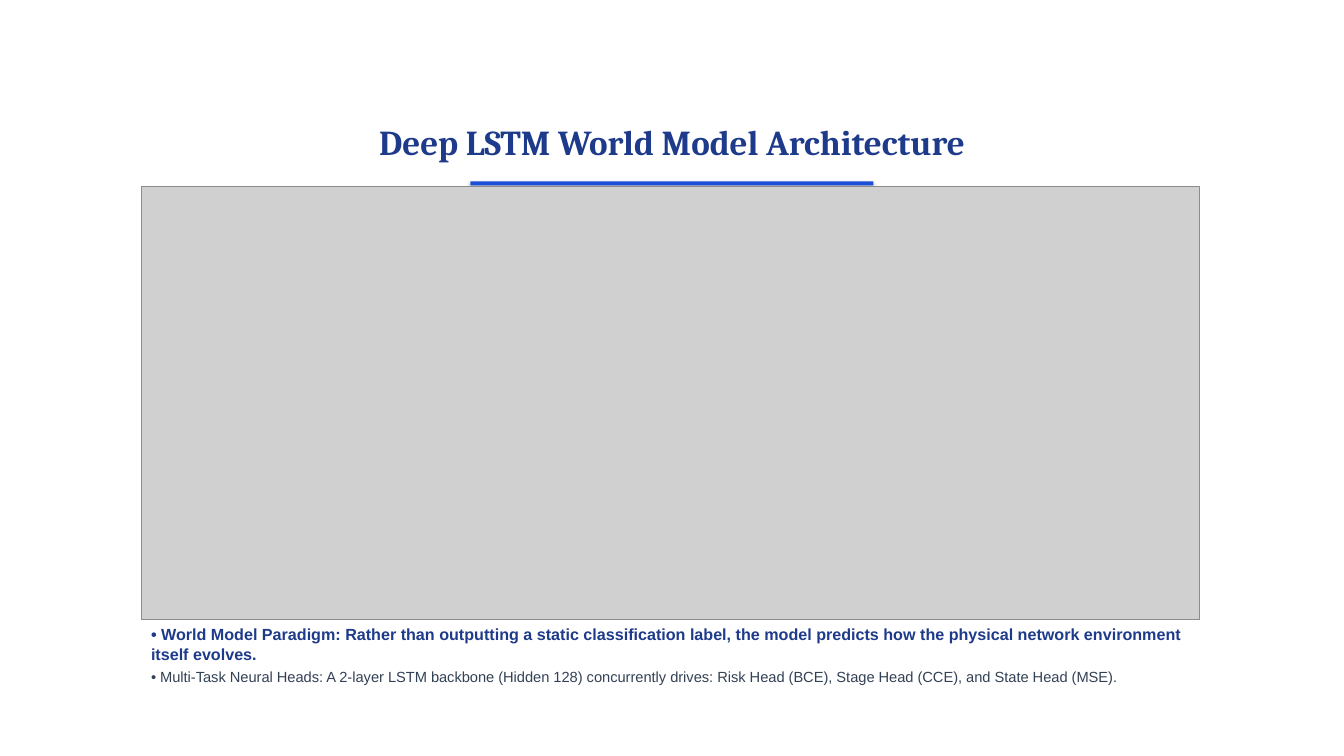
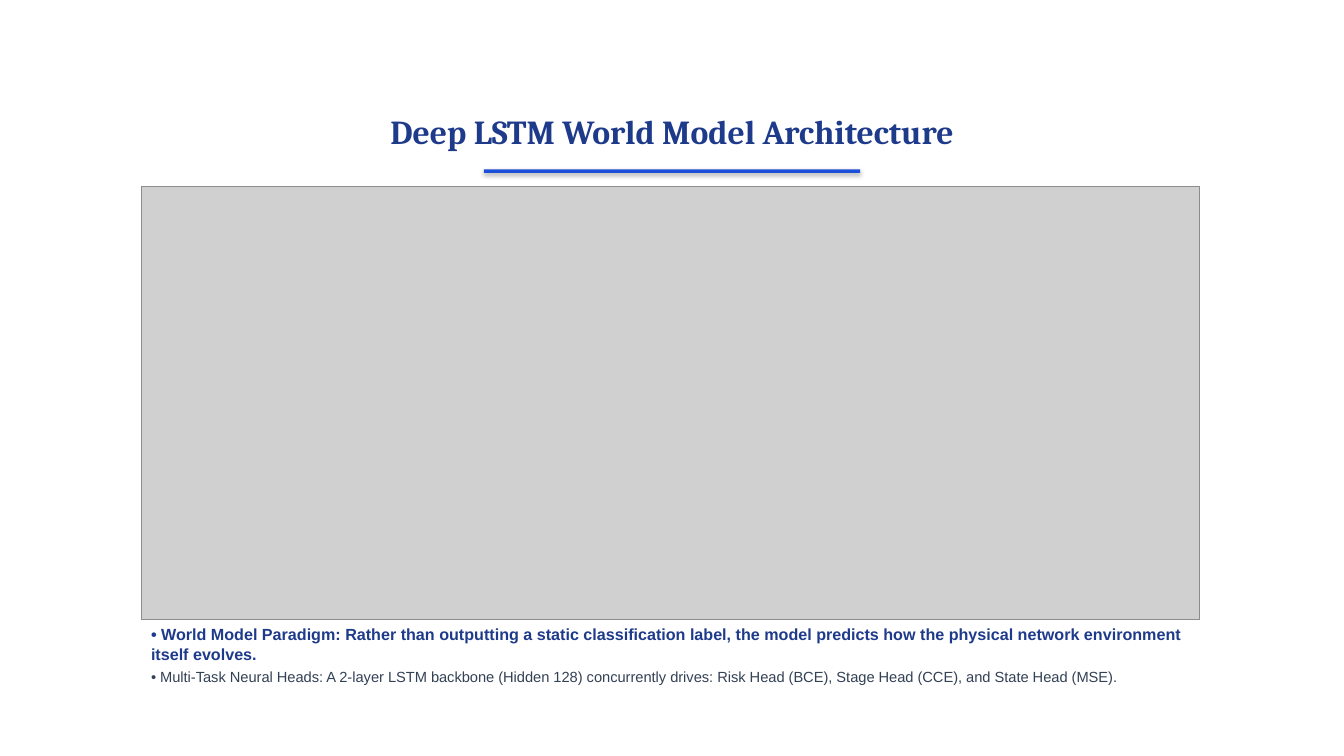
Before and after one commit to surajbuilds53/sentinel-x, a slide deck: slide 9 of Sentinel-X_Presentation.pptx. Drawn at 1344x756 pixels with LibreOffice and Linux fonts; fonts in the diff are those of the drawing; grey boxes stand for pictures; background and template pictures are left out. Boxes give left, top, right and bottom in pixels: in the first picture for what was removed or moved away, otherwise in the second. Text is boxed around its words. In the diff, an @@ line names an element or a change of style, - is before the commit and + after.

```diff
--- a/Sentinel-X_Presentation.pptx
+++ b/Sentinel-X_Presentation.pptx
@@ text "Deep LSTM World Model Architecture" moved from (x1=379, y1=130, x2=965, y2=163) to (x1=390, y1=120, x2=954, y2=151) @@
@@ text "Deep LSTM World Model Architecture" at (x1=390, y1=120, x2=954, y2=151): size 25 to 24 pt @@
@@ rectangle resized from (x1=471, y1=181, x2=874, y2=186) to (x1=484, y1=169, x2=860, y2=173) @@
```
Also in this commit, not shown: 14 other slides changed, 2 other files.
